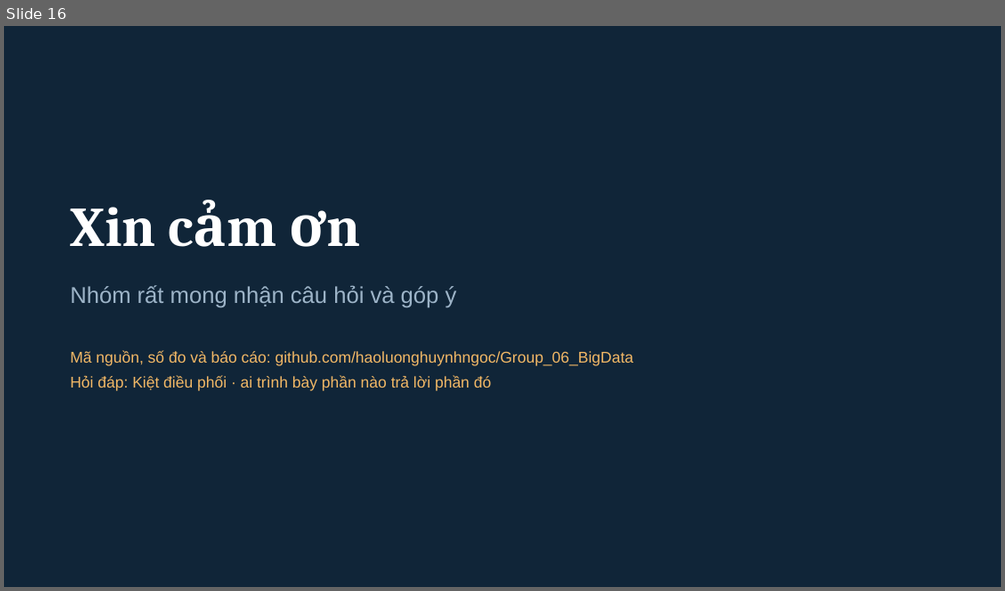
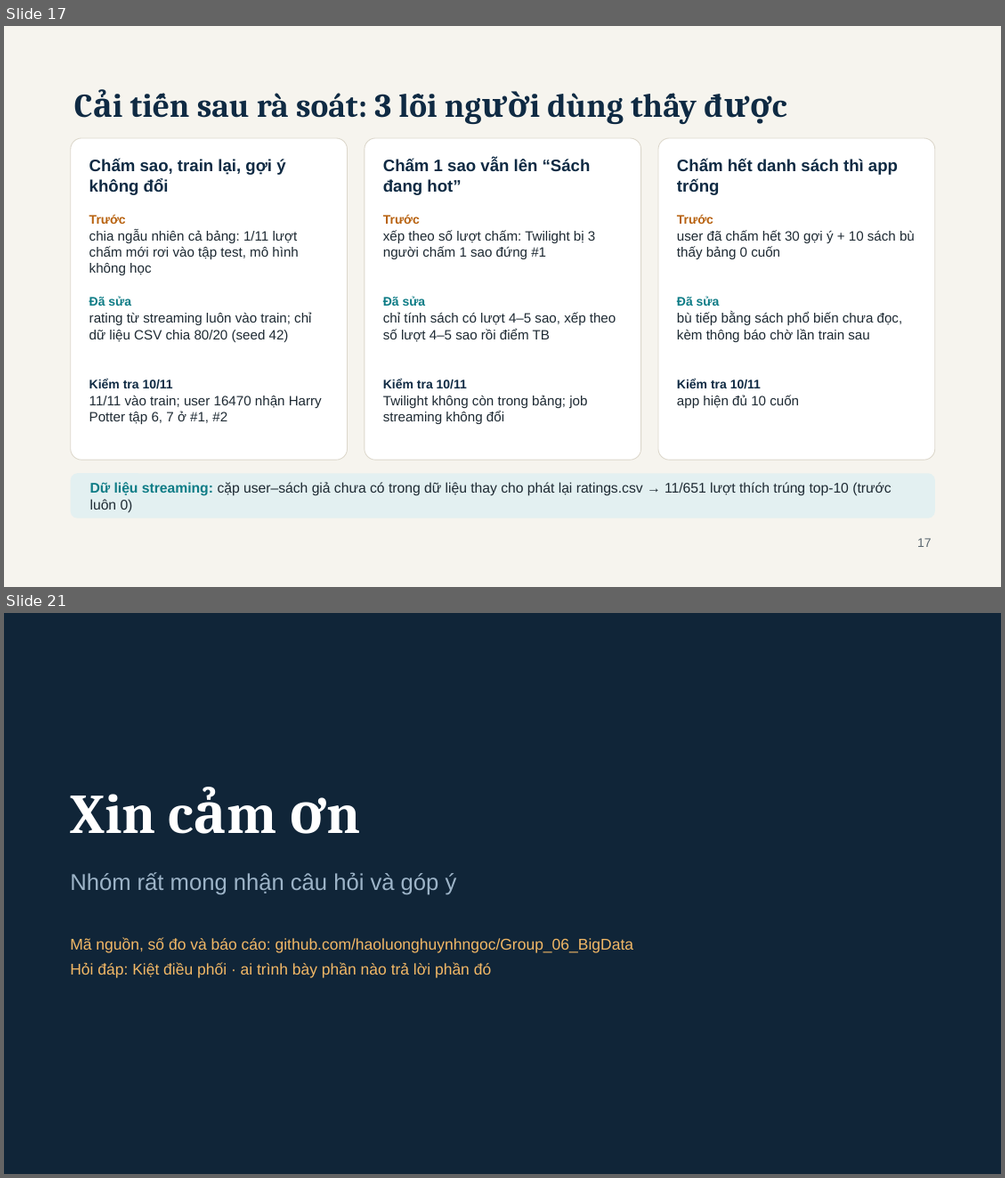
Before and after one commit to haoluonghuynhngoc/Group_06_BigData, a slide deck: Present/BookPulse - BDA501 Session 10 Final Presentation.pptx. Shown one above the other, each under a label of ours: slide 16 before the commit, slides 17 and 21 after it; the slides between them are not shown. The pictures are 1005x591 and 1005x1178 pixels, drawn with LibreOffice and Linux fonts; fonts in the diff are those of the drawing. Boxes give left, top, right and bottom in pixels: in the first picture for what was removed or moved away, otherwise in the second. Text is boxed around its words. In the diff, an @@ line names an element or a change of style, - is before the commit and + after.

Commit message:
Decks: Session 10 adds agenda, batch 4-step, one-event stream flow, fixes-after-review, detail architecture next to overview; Session 8 reworked as why topic -> architecture -> what it implies, team title, demo slide; slimmer detail diagram, shorter text; scripts, Q&A and demo refs renumbered

```diff
--- a/Present/BookPulse - BDA501 Session 10 Final Presentation.pptx
+++ b/Present/BookPulse - BDA501 Session 10 Final Presentation.pptx
@@ slide 17 added at [4,26,1001,587], background #F6F4EE @@
@@ text added at [197,93,623,125], 32 pt, text #0F2A43, bold @@
+Cải tiến sau rà soát: 3 lỗi người dùng thấy được
@@ rounded rectangle added at [71,138,348,459], fill #FFFFFF, outline #DCD7CB 0.75 pt @@
@@ text added at [89,159,285,195], 16 pt, text #0F2A43, bold @@
+Chấm sao, train lại, gợi ý không đổi
@@ rounded rectangle added at [364,138,641,459], fill #FFFFFF, outline #DCD7CB 0.75 pt @@
@@ text added at [383,159,591,195], 16 pt, text #0F2A43, bold @@
+Chấm 1 sao vẫn lên “Sách đang hot”
@@ rounded rectangle added at [658,138,935,459], fill #FFFFFF, outline #DCD7CB 0.75 pt @@
@@ text added at [677,159,898,195], 16 pt, text #0F2A43, bold @@
+Chấm hết danh sách thì app trống
@@ text added at [89,214,298,275], 13 pt, text #1E2A33 @@
+Trước
+chia ngẫu nhiên cả bảng: 1/11 lượt chấm mới rơi vào tập test, mô hình không học
@@ text added at [383,214,595,259], 13 pt, text #1E2A33 @@
+Trước
+xếp theo số lượt chấm: Twilight bị 3 người chấm 1 sao đứng #1
@@ text added at [677,214,914,259], 13 pt, text #1E2A33 @@
+Trước
+user đã chấm hết 30 gợi ý + 10 sách bù thấy bảng 0 cuốn
@@ text added at [89,296,311,342], 13 pt, text #1E2A33 @@
+Đã sửa
+rating từ streaming luôn vào train; chỉ dữ liệu CSV chia 80/20 (seed 42)
@@ text added at [383,296,615,342], 13 pt, text #1E2A33 @@
+Đã sửa
+chỉ tính sách có lượt 4–5 sao, xếp theo số lượt 4–5 sao rồi điểm TB
@@ text added at [677,296,903,342], 13 pt, text #1E2A33 @@
+Đã sửa
+bù tiếp bằng sách phổ biến chưa đọc, kèm thông báo chờ lần train sau
@@ text added at [89,378,322,424], 13 pt, text #1E2A33 @@
+Kiểm tra 10/11
+11/11 vào train; user 16470 nhận Harry Potter tập 6, 7 ở #1, #2
@@ text added at [383,378,587,424], 13 pt, text #1E2A33 @@
+Kiểm tra 10/11
+Twilight không còn trong bảng; job streaming không đổi
@@ text added at [677,378,799,408], 13 pt, text #1E2A33 @@
+Kiểm tra 10/11
+app hiện đủ 10 cuốn
@@ rounded rectangle added at [71,473,935,518], fill #E3F0F1 @@
@@ text added at [90,482,890,513], 13.5 pt, text #1E2A33 @@
+Dữ liệu streaming: cặp user–sách giả chưa có trong dữ liệu thay cho phát lại ratings.csv → 11/651 lượt thích trúng top-10 (trước luôn 0)
@@ text added at [917,538,931,547], 12 pt, text #5B6770 @@
+17
@@ what was slide 16 is now slide 21 @@
```
Also in this commit, not shown: 15 slides changed, 3 other slides added, 5 other files.
